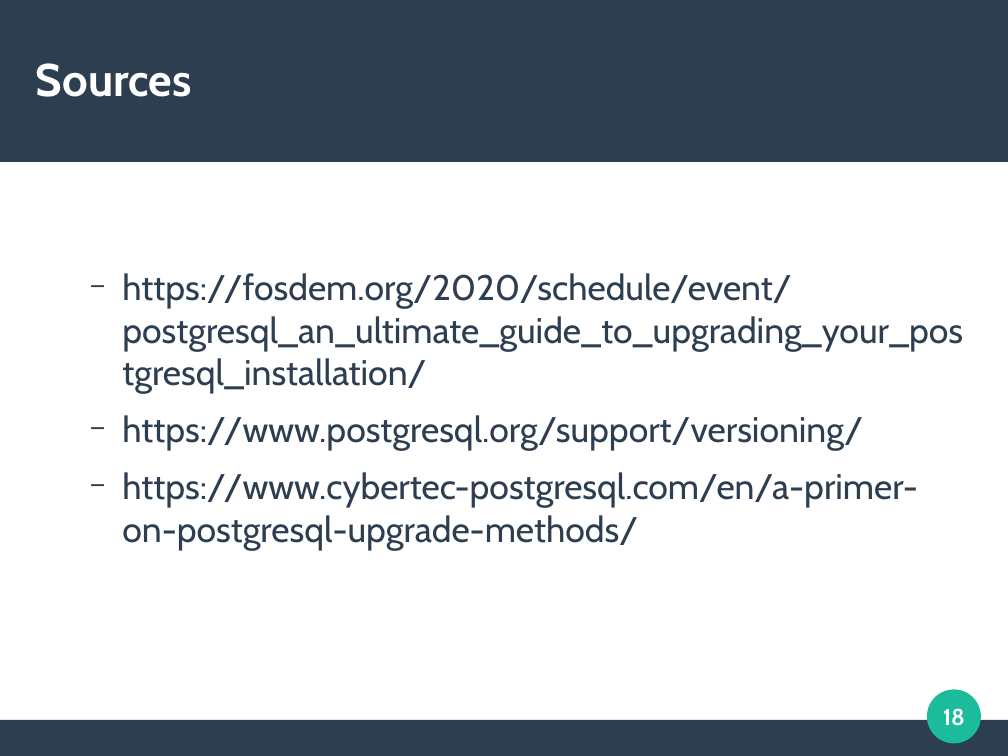
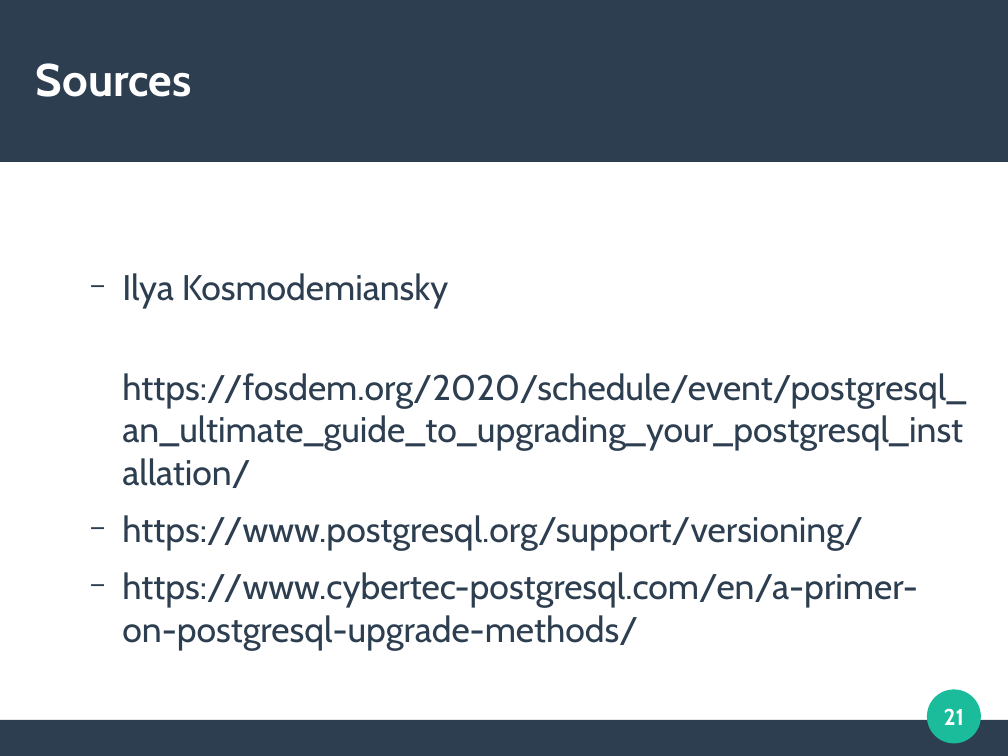
Before and after one commit to openPablo/edb_upgrade_presentation, a slide deck: slide 21 of upgrading_presentation.odp (slide 18 before the commit). Drawn at 1008x756 pixels with LibreOffice and Linux fonts; fonts in the diff are those of the drawing. Boxes give left, top, right and bottom in pixels: in the first picture for what was removed or moved away, otherwise in the second. Text is boxed around its words. In the diff, an @@ line names an element or a change of style, - is before the commit and + after.

```diff
--- a/upgrading_presentation.odp
+++ b/upgrading_presentation.odp
@@ text at (122,273,448,308): paragraph added @@
+  − Ilya Kosmodemiansky
@@ text at (122,373,966,450): bullet − to none @@
@@ page number at (944,708,965,725): text changed @@
-18
+21
```
Also in this commit, not shown: 6 other slides changed, 3 slides added, 2 other files.
